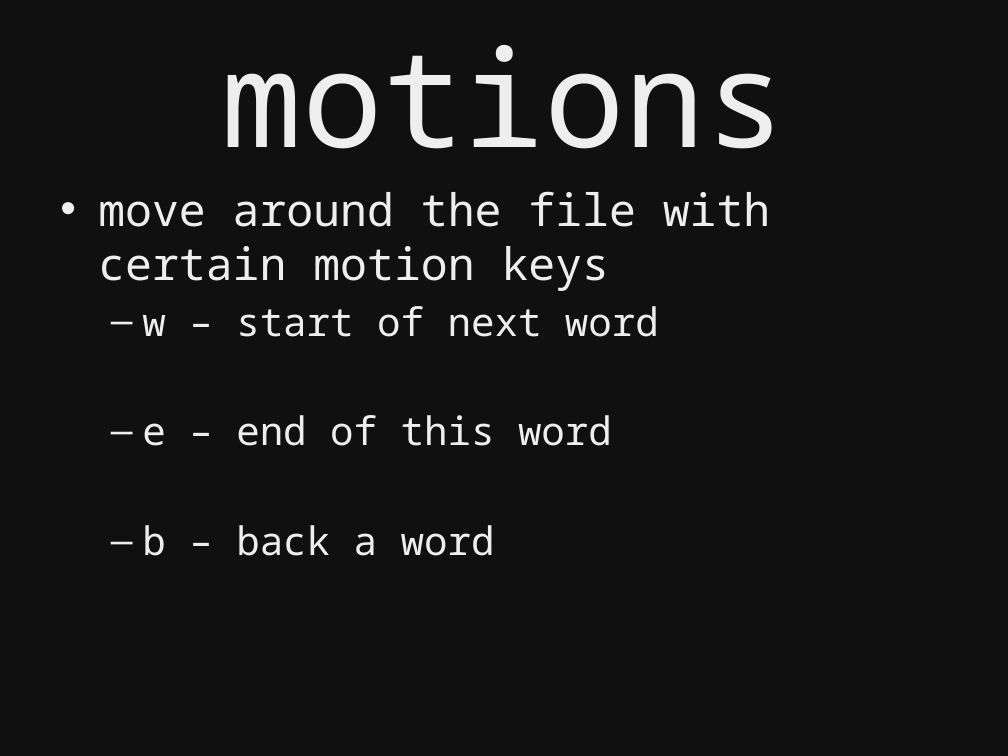
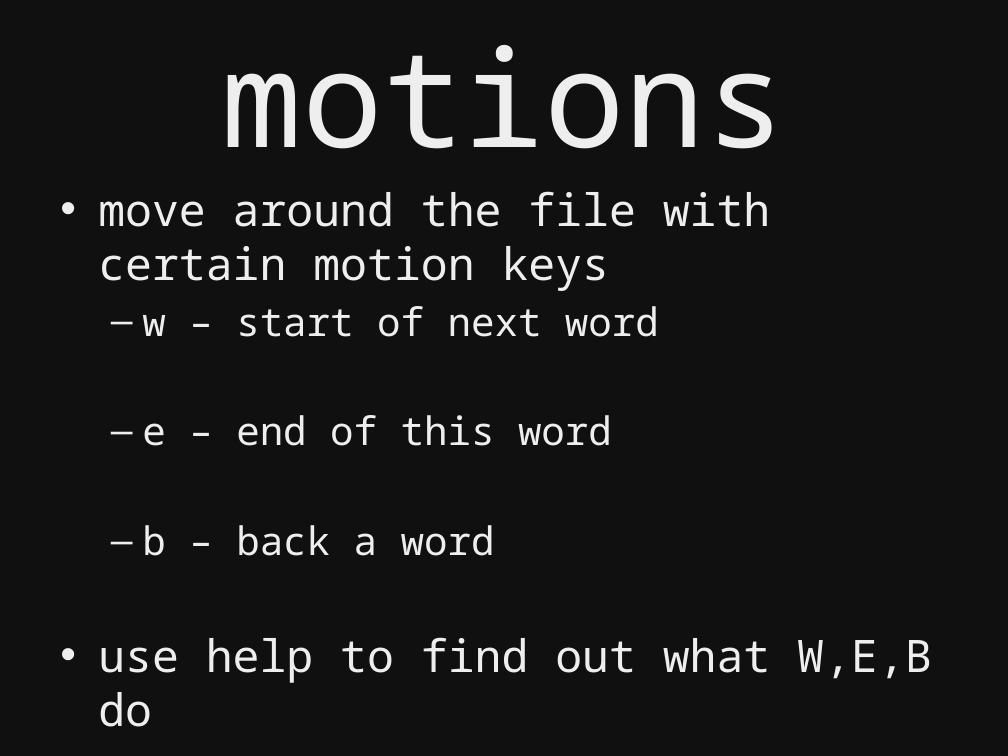
Before and after one commit to kyletolle/talks, a slide deck: slide 20 of beginning_vim-04.17.2012.pptx (slide 24 before the commit). Drawn at 1008x756 pixels with LibreOffice and Linux fonts; fonts in the diff are those of the drawing. Boxes give left, top, right and bottom in pixels: in the first picture for what was removed or moved away, otherwise in the second. Text is boxed around its words. In the diff, an @@ line names an element or a change of style, - is before the commit and + after.

```diff
--- a/beginning_vim-04.17.2012.pptx
+++ b/beginning_vim-04.17.2012.pptx
@@ text at (98,637,931,683): paragraph added @@
+• use help to find out what W,E,B do
```
Also in this commit, not shown: 16 other slides changed, 10 slides added, 4 slides removed.
